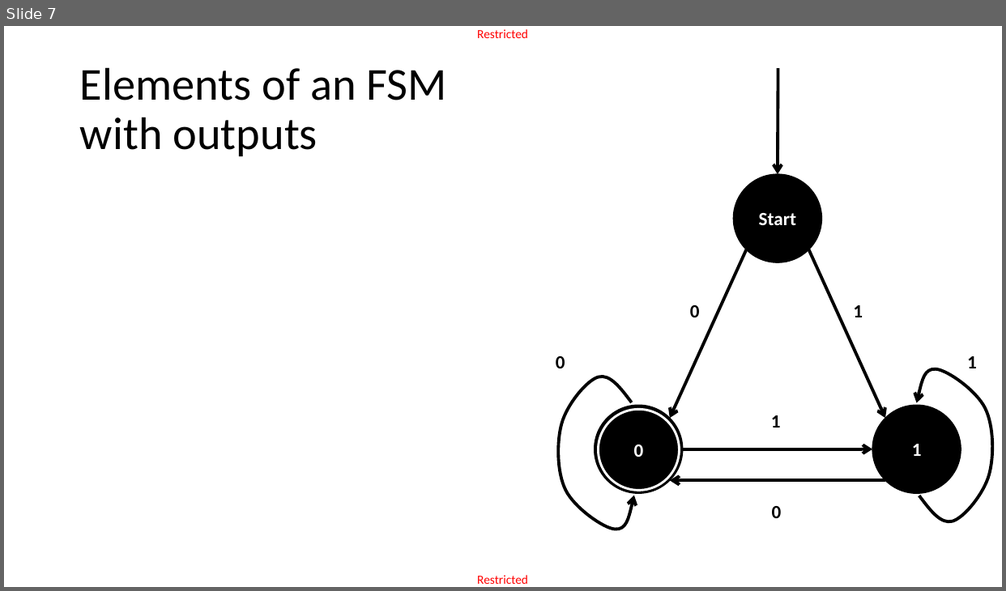
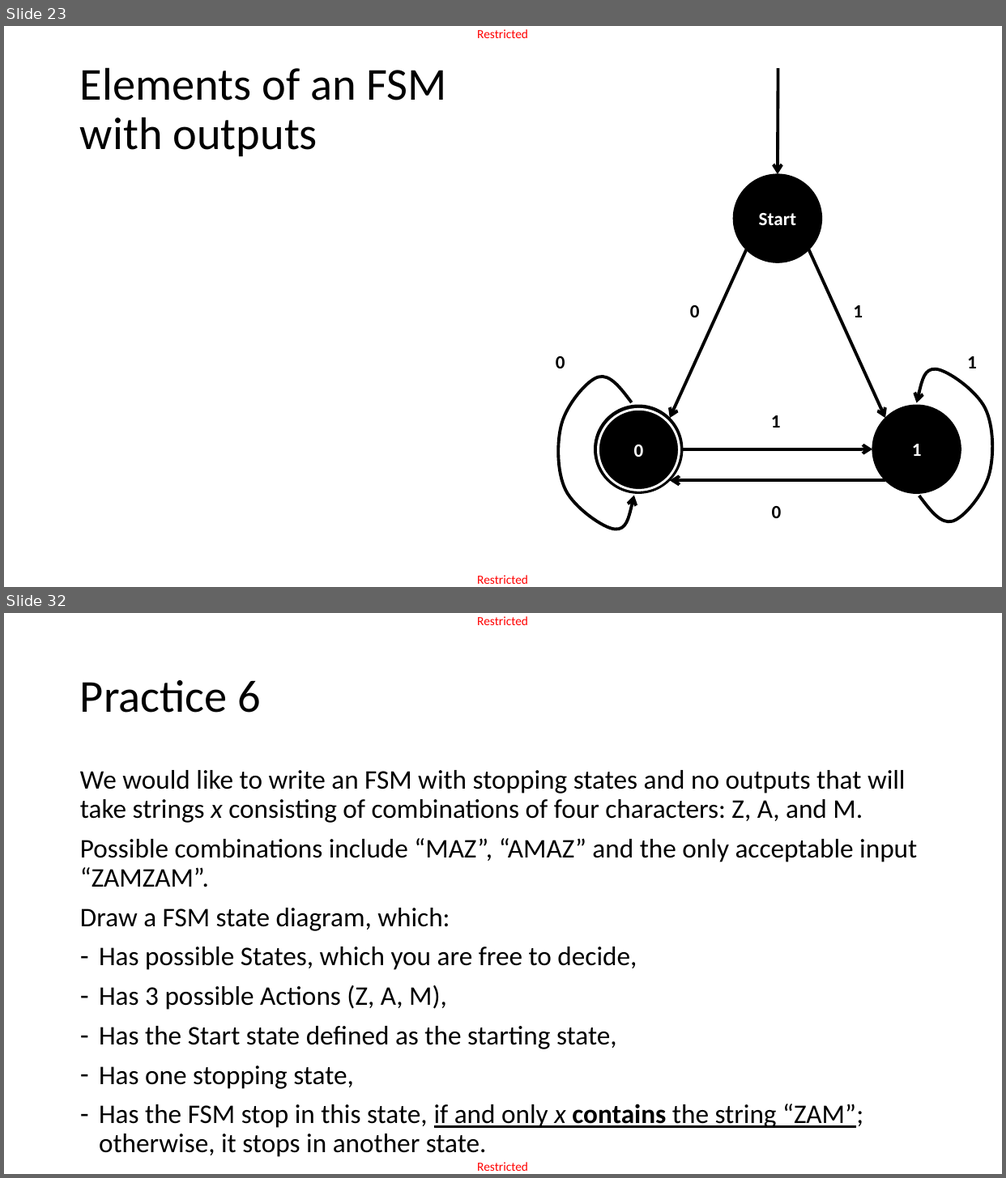
Before and after one commit to matthieudemari/SUTD_PLC_50_051, a slide deck: W9/W9S1/W9S1.pptx. Shown one above the other, each under a label of ours: slide 7 before the commit, slides 23 and 32 after it; the slides between them are not shown. The pictures are 1006x591 and 1006x1178 pixels, drawn with LibreOffice and Linux fonts; fonts in the diff are those of the drawing; grey boxes stand for pictures. Boxes give left, top, right and bottom in pixels: in the first picture for what was removed or moved away, otherwise in the second. Text is boxed around its words. In the diff, an @@ line names an element or a change of style, - is before the commit and + after.

Commit message:
Done with FSM lecture and FSM implementation in C, starting RegEx.

```diff
--- a/W9/W9S1/W9S1.pptx
+++ b/W9/W9S1/W9S1.pptx
@@ slide 32 added at (x1=4, y1=613, x2=1002, y2=1174), background #FFFFFF; not listed: 2 template elements that a slide beside it also shows @@
@@ title added at (x1=80, y1=680, x2=262, y2=713), 44 pt, text #000000 @@
+Practice 6
@@ text added at (x1=80, y1=770, x2=917, y2=1157), 25.9 pt, text #000000 @@
+We would like to write an FSM with stopping states and no outputs that will take strings x consisting of combinations of four characters: Z, A, and M.
+Possible combinations include “MAZ”, “AMAZ” and the only acceptable input “ZAMZAM”.
+Draw a FSM state diagram, which:
+– Has possible States, which you are free to decide,
+– Has 3 possible Actions (Z, A, M),
+– Has the Start state defined as the starting state,
+– Has one stopping state,
+– Has the FSM stop in this state, if and only x contains the string “ZAM”; otherwise, it stops in another state.
@@ what was slide 7 is now slide 23 @@
```
Also in this commit, not shown: 2 slides changed, 27 other slides added, 9 other files.
